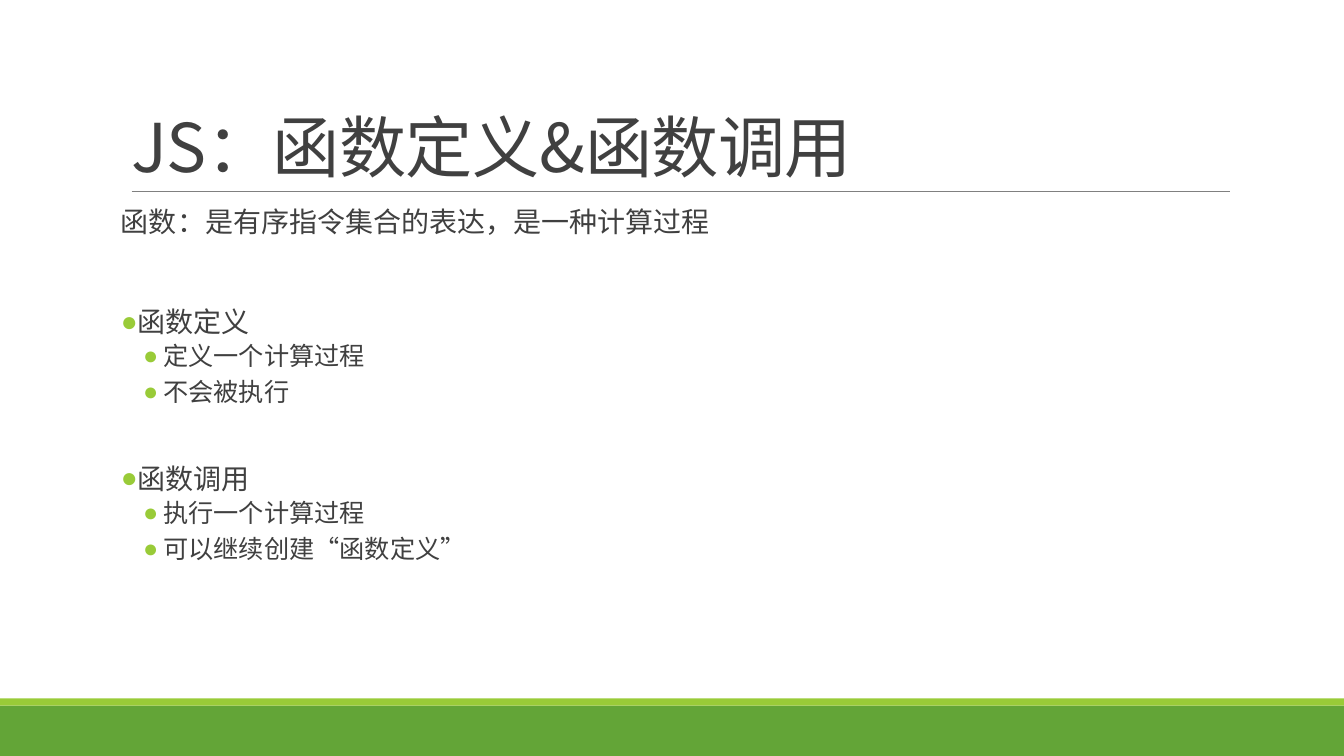
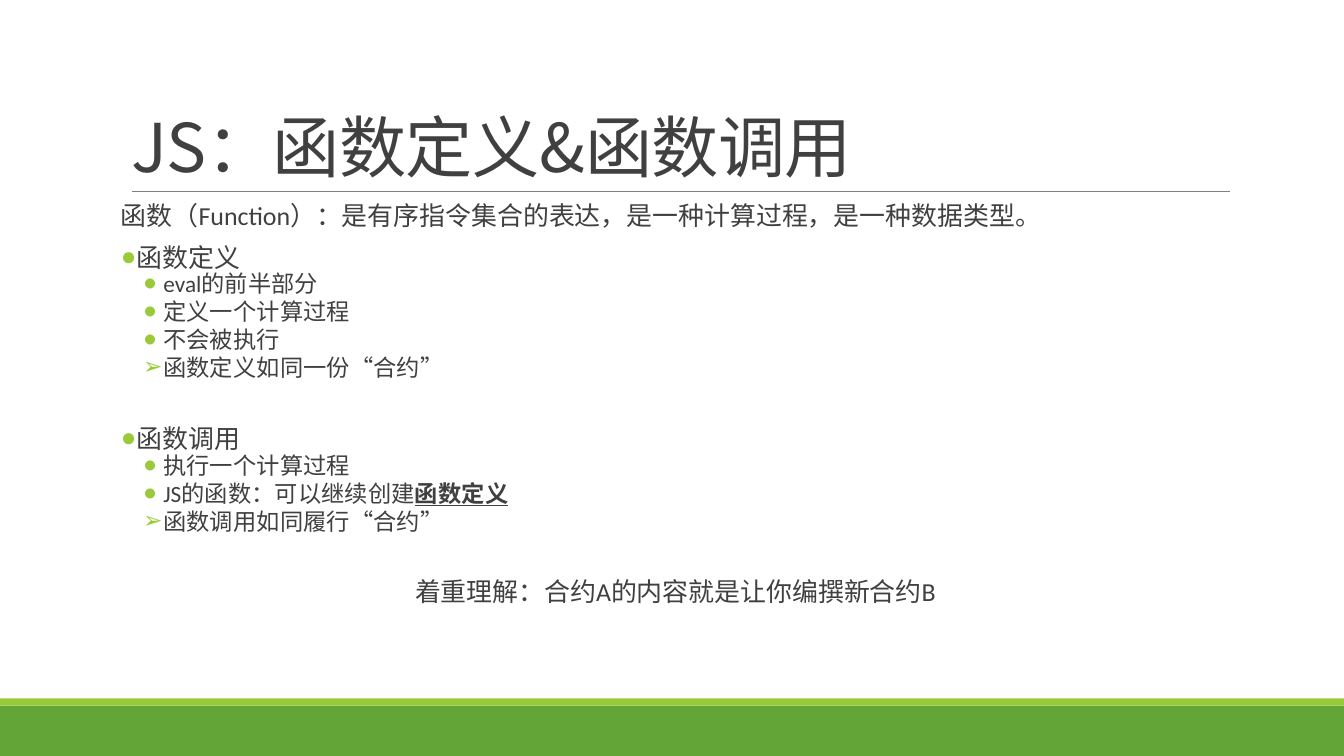
Before and after one commit to lichaozhy/course, a slide deck: slide 5 of js/runtime/runtime.pptx. Drawn at 1344x756 pixels with LibreOffice and Linux fonts; fonts in the diff are those of the drawing. Boxes give left, top, right and bottom in pixels: in the first picture for what was removed or moved away, otherwise in the second. Text is boxed around its words. In the diff, an @@ line names an element or a change of style, - is before the commit and + after.

Commit message:
[FIXED] js/runtime.pptx

```diff
--- a/js/runtime/runtime.pptx
+++ b/js/runtime/runtime.pptx
@@ text at box(121, 203, 1041, 228): text changed; size 20 to 18.5 pt @@
-函数：是有序指令集合的表达，是一种计算过程
+函数（Function）：是有序指令集合的表达，是一种计算过程，是一种数据类型。
@@ text at box(137, 245, 350, 476): size 20 to 18.5 pt in "函数定义", "函数调用"; size 18 to 16.6 pt in "定义一个计算过程", "不会被执行", "执行一个计算过程"; line spacing 0.9 to 0.7 @@
@@ text at box(163, 273, 318, 294): paragraph added @@
+  ● eval的前半部分
@@ text at box(163, 356, 443, 378): paragraph added @@
+  ➢ 函数定义如同一份“合约”
@@ text at box(163, 482, 936, 603): text changed; size 18 to 16.6 pt @@
-  ● 可以继续创建“函数定义”
+  ● JS的函数：可以继续创建函数定义
+  ➢ 函数调用如同履行“合约”
+着重理解：合约A的内容就是让你编撰新合约B
```
Also in this commit, not shown: 5 other slides changed.
